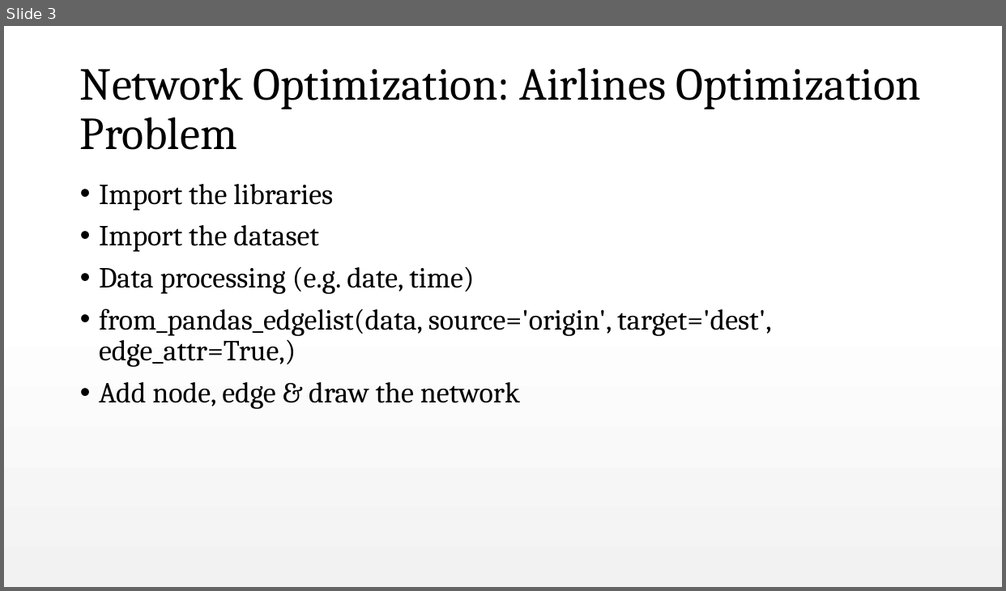
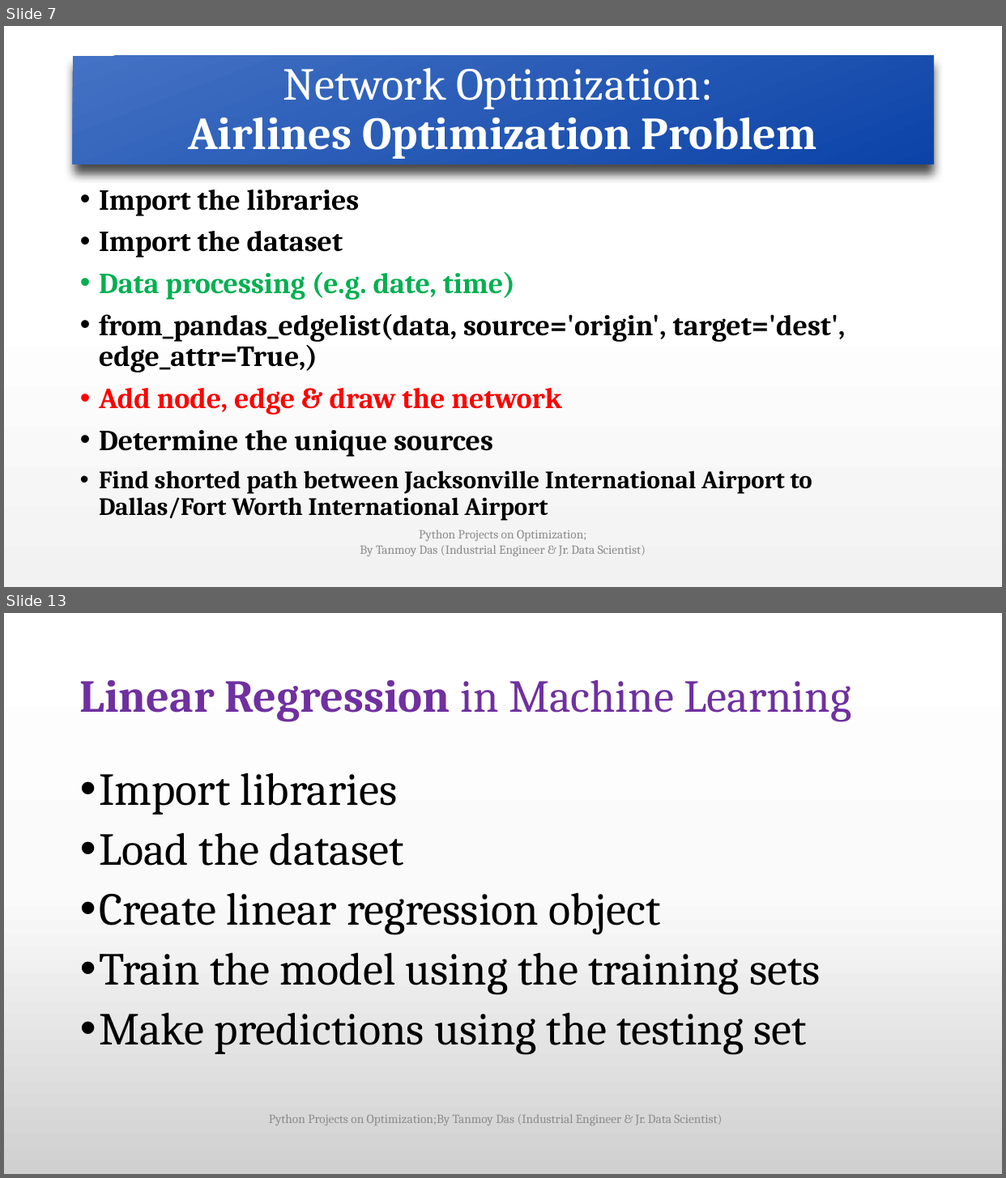
Before and after one commit to tanmoyie/Operations-Research-Theory, a slide deck: Python Projects on Optimization (Explanation).pptx. Shown one above the other, each under a label of ours: slide 3 before the commit, slides 7 and 13 after it; the slides between them are not shown. The pictures are 1006x591 and 1006x1178 pixels, drawn with LibreOffice and Linux fonts; fonts in the diff are those of the drawing. Boxes give left, top, right and bottom in pixels: in the first picture for what was removed or moved away, otherwise in the second. Text is boxed around its words. In the diff, an @@ line names an element or a change of style, - is before the commit and + after.

Commit message:
Python Projects on Optimization

```diff
--- a/Python Projects on Optimization (Explanation).pptx
+++ b/Python Projects on Optimization (Explanation).pptx
@@ slide 13 added at bbox=[4, 613, 1002, 1174], background gradient #FFFFFF to #FBFBFB to #D1D1D1 @@
@@ title added at bbox=[80, 680, 851, 722], 44 pt, text #7030A0 @@
+Linear Regression in Machine Learning
@@ text added at bbox=[99, 773, 820, 1054], 44 pt, text #000000 @@
+• Import libraries
+• Load the dataset
+• Create linear regression object
+• Train the model using the training sets
+• Make predictions using the testing set
@@ text added at bbox=[269, 1114, 722, 1126], 12 pt, text #8C8C8C @@
+Python Projects on Optimization;By Tanmoy Das (Industrial Engineer & Jr. Data Scientist)
@@ what was slide 3 is now slide 7 @@
@@ slide 7 changed as well @@
@@ title "Network Optimization: Airlines Optimization Problem": place and size @@
-title "Network Optimization: Airlines Optimization Problem" at bbox=[80, 67, 921, 150]
+title "Network Optimization: Airlines Optimization Problem" at bbox=[73, 56, 934, 165]
@@ title "Network Optimization: Airlines Optimization Problem" at bbox=[73, 56, 934, 165]: text colour #000000 to #FFFFFF; bold on in "Airlines Optimization Problem"; alignment left to centre; fill none to gradient #4472C4 to #0B44A9; shadow on @@
@@ text at bbox=[99, 190, 846, 415]: bold on in "Import the libraries", "Import the dataset", "Data processing (e.g. date, time)", "from_pandas_edgelist(data, source='origin', target='dest', e ..." and 1 more places; text colour #000000 to #00B050 in "Data processing (e.g. date, time)"; text colour #000000 to #FF0000 in "Add node, edge & draw the network" @@
@@ text at bbox=[99, 430, 812, 521]: paragraphs added @@
+• Determine the unique sources
+• Find shorted path between Jacksonville International Airport to Dallas/Fort Worth International Airport
@@ text added at bbox=[360, 530, 646, 557], 12 pt, text #8C8C8C @@
+Python Projects on Optimization;
+By Tanmoy Das (Industrial Engineer & Jr. Data Scientist)
```
Also in this commit, not shown: 2 other slides changed, 16 other slides added, 4 other files.
